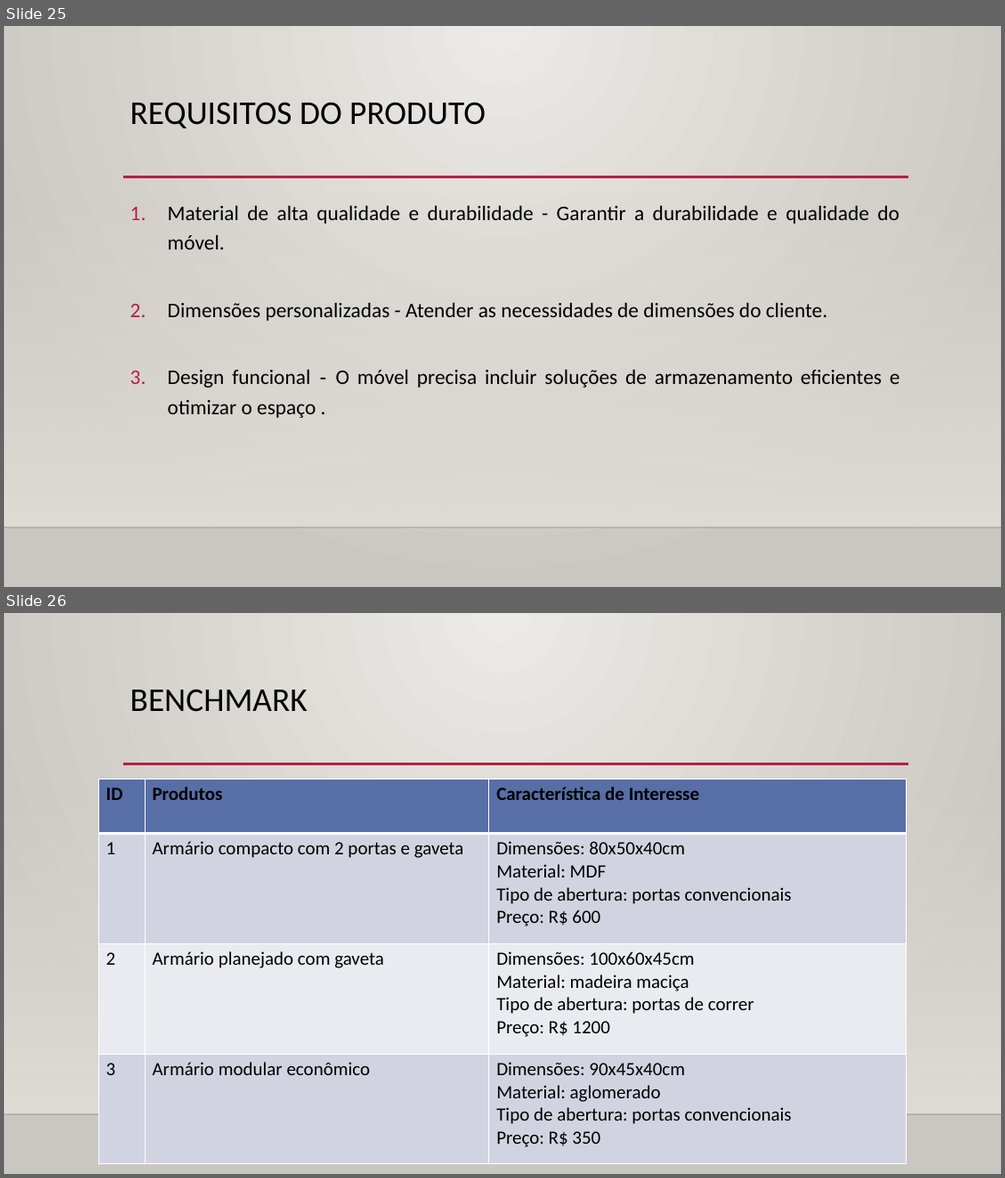
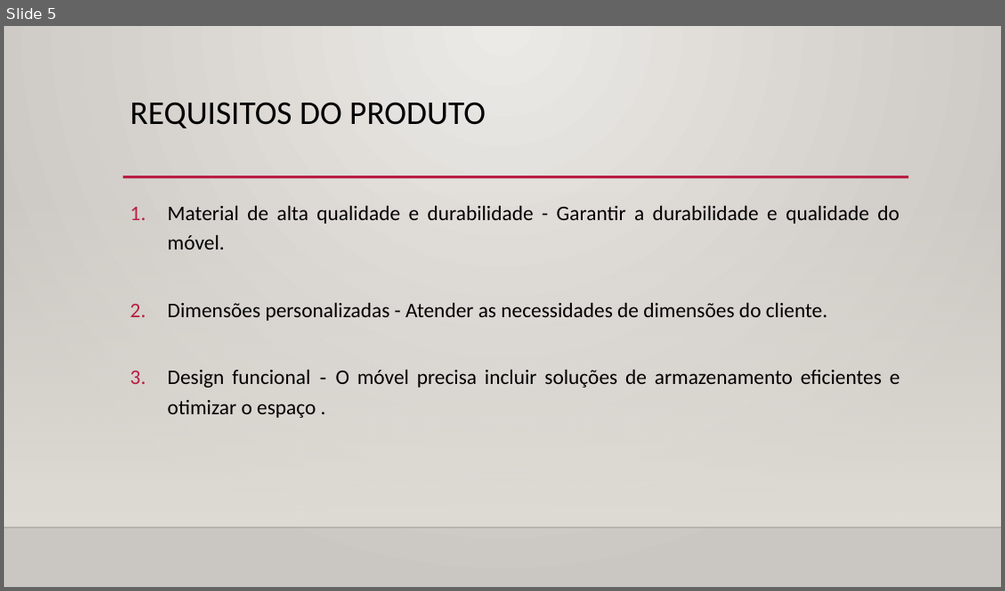
Before and after one commit to AndreLuizRibeiro/Trabalho, a slide deck: apresentacao G 5.pptx. Shown one above the other, each under a label of ours: slides 25 and 26 before the commit, slide 5 after it. The pictures are 1005x1178 and 1005x591 pixels, drawn with LibreOffice and Linux fonts; fonts in the diff are those of the drawing; background and template pictures are left out. Boxes give left, top, right and bottom in pixels: in the first picture for what was removed or moved away, otherwise in the second. Text is boxed around its words. In the diff, an @@ line names an element or a change of style, - is before the commit and + after.

```diff
--- a/apresentacao G 5.pptx
+++ b/apresentacao G 5.pptx
@@ slide 26 removed at <box>4,613,1001,1174</box>, background gradient #ECEAE7 to #CAC7C1; not listed: 3 template elements that a slide beside it also shows @@
@@ title removed at <box>130,690,307,712</box> @@
-BENCHMARK
@@ table removed at <box>99,779,906,1164</box>, 4 rows, 3 columns @@
-ID | Produtos | Característica de Interesse
-1 | Armário compacto com 2 portas e gaveta | Dimensões: 80x50x40cm / Material: MDF / Tipo de abertura: portas convencionais / Preço: R$ 600
-2 | Armário planejado com gaveta | Dimensões: 100x60x45cm / Material: madeira maciça / Tipo de abertura: portas de correr / Preço: R$ 1200
-3 | Armário modular econômico | Dimensões: 90x45x40cm / Material: aglomerado / Tipo de abertura: portas convencionais / Preço: R$ 350
@@ what was slide 25 is now slide 5 @@
```
Also in this commit, not shown: 5 other slides changed, 4 slides added, 22 other slides removed, 1 other file.
